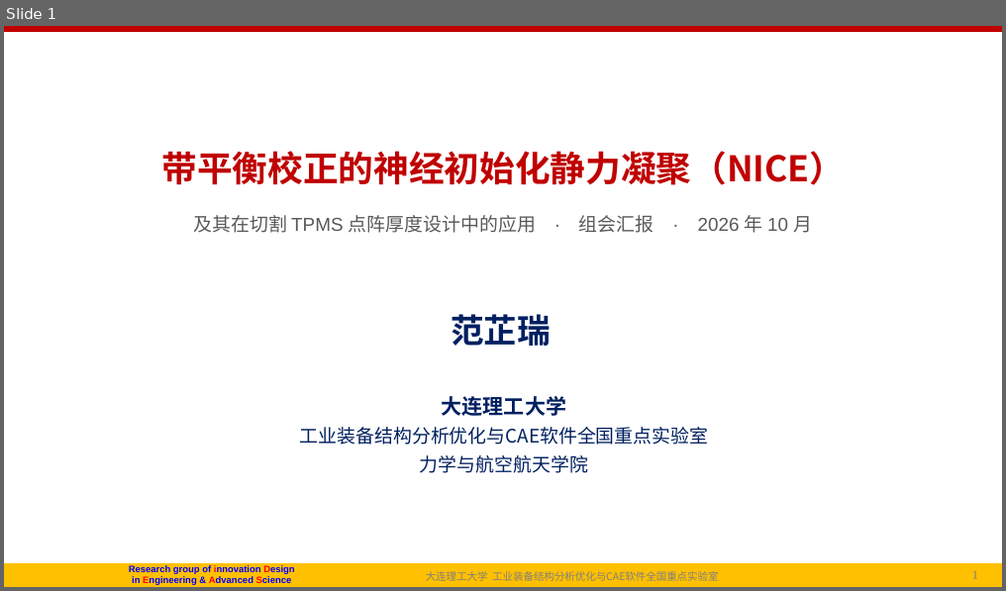
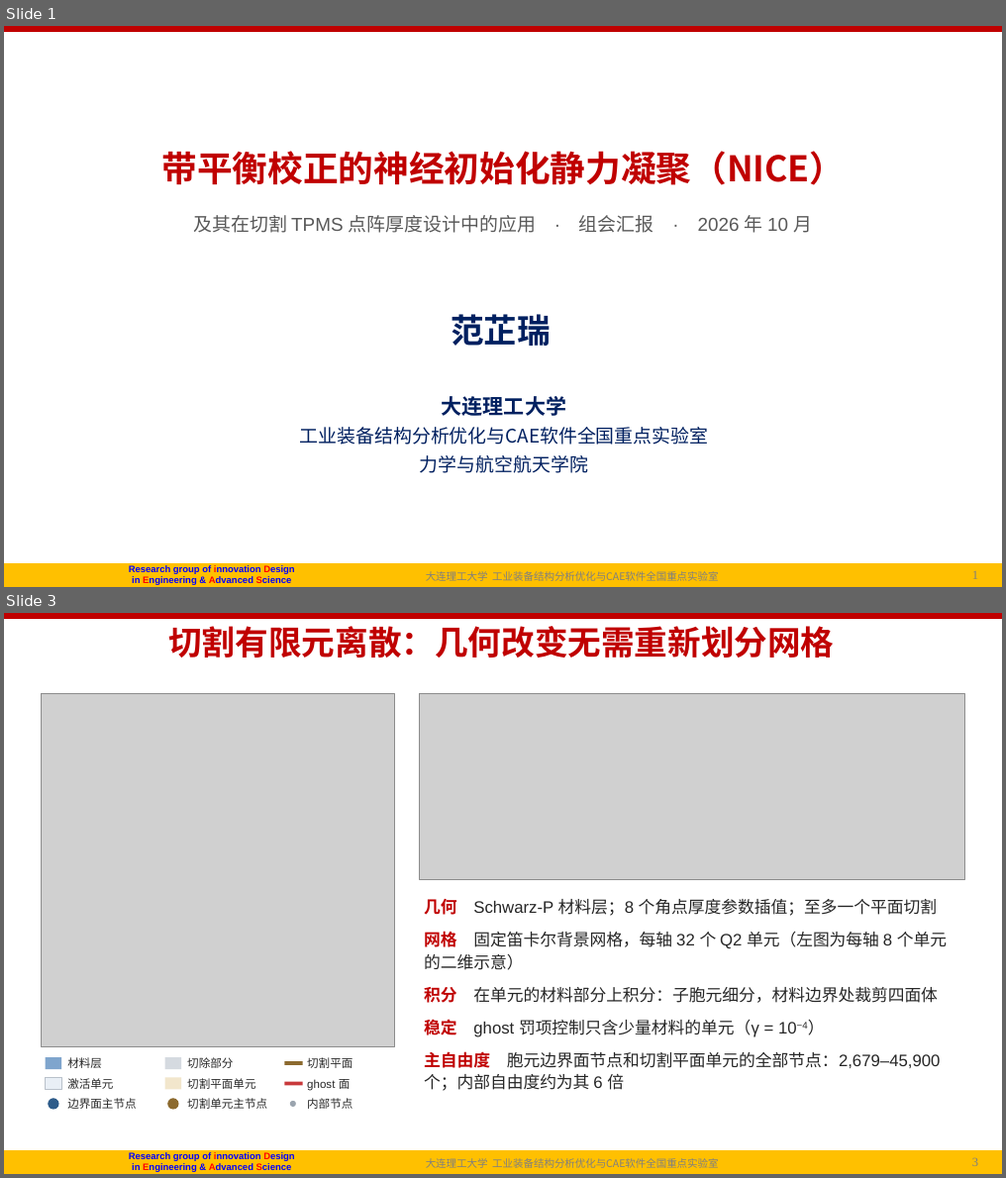
Before and after one commit to fanzhirui1004-source/curly-octo-goggles, a slide deck: docs/followup/talk/P1_NICE_组会汇报_20261014.pptx. Shown one above the other, each under a label of ours: slide 1 before the commit, slides 1 and 3 after it; the slides between them are not shown. The pictures are 1006x591 and 1006x1178 pixels, drawn with LibreOffice and Linux fonts; fonts in the diff are those of the drawing; grey boxes stand for pictures; background and template pictures are left out. Boxes give left, top, right and bottom in pixels: in the first picture for what was removed or moved away, otherwise in the second. Text is boxed around its words. In the diff, an @@ line names an element or a change of style, - is before the commit and + after.

```diff
--- a/docs/followup/talk/P1_NICE_组会汇报_20261014.pptx
+++ b/docs/followup/talk/P1_NICE_组会汇报_20261014.pptx
@@ slide 3 added at [4,613,1002,1174], background #FFFFFF; not listed: 6 template elements that a slide beside it also shows @@
@@ title added at [168,626,834,658], 32 pt, text #C00000, bold @@
+切割有限元离散：几何改变无需重新划分网格
@@ picture added at [42,694,395,1048] @@
@@ picture added at [420,694,964,879] @@
@@ text added at [424,899,946,1091], 16 pt, text #262626 @@
+几何 Schwarz-P 材料层；8 个角点厚度参数插值；至多一个平面切割
+网格 固定笛卡尔背景网格，每轴 32 个 Q2 单元（左图为每轴 8 个单元的二维示意）
+积分 在单元的材料部分上积分：子胞元细分，材料边界处裁剪四面体
+稳定 ghost 罚项控制只含少量材料的单元（γ = 10−4）
+主自由度 胞元边界面节点和切割平面单元的全部节点：2,679–45,900 个；内部自由度约为其 6 倍
@@ rectangle added at [46,1058,61,1069], fill #7FA5CD @@
@@ text added at [67,1058,102,1068], 11 pt, text #262626 @@
+材料层
@@ rectangle added at [165,1058,181,1069], fill #D5DAE0 @@
@@ text added at [187,1058,233,1068], 11 pt, text #262626 @@
+切除部分
@@ text added at [307,1058,352,1068], 11 pt, text #262626 @@
+切割平面
@@ rectangle added at [46,1078,61,1090], fill #E9EFF6, outline #B9C1CA 0.75 pt @@
@@ text added at [67,1078,113,1089], 11 pt, text #262626 @@
+激活单元
@@ rectangle added at [165,1078,181,1090], fill #F2E6CC @@
@@ text added at [187,1078,255,1089], 11 pt, text #262626 @@
+切割平面单元
@@ rectangle added at [285,1062,303,1065], fill #8C6A2F @@
@@ rectangle added at [285,1081,303,1085], fill #C8393B @@
@@ text added at [307,1079,350,1091], 11 pt, text #262626 @@
+ghost 面
@@ ellipse added at [48,1098,58,1109], fill #2E5C8A @@
@@ text added at [67,1098,136,1109], 11 pt, text #262626 @@
+边界面主节点
@@ ellipse added at [168,1098,179,1109], fill #8C6A2F @@
@@ text added at [187,1098,267,1109], 11 pt, text #262626 @@
+切割单元主节点
@@ ellipse added at [290,1101,296,1107], fill #9AA4AE @@
@@ text added at [307,1098,352,1109], 11 pt, text #262626 @@
+内部节点
```
Also in this commit, not shown: 9 slides changed, 3 other slides added, 21 slides removed, 1 other file.
